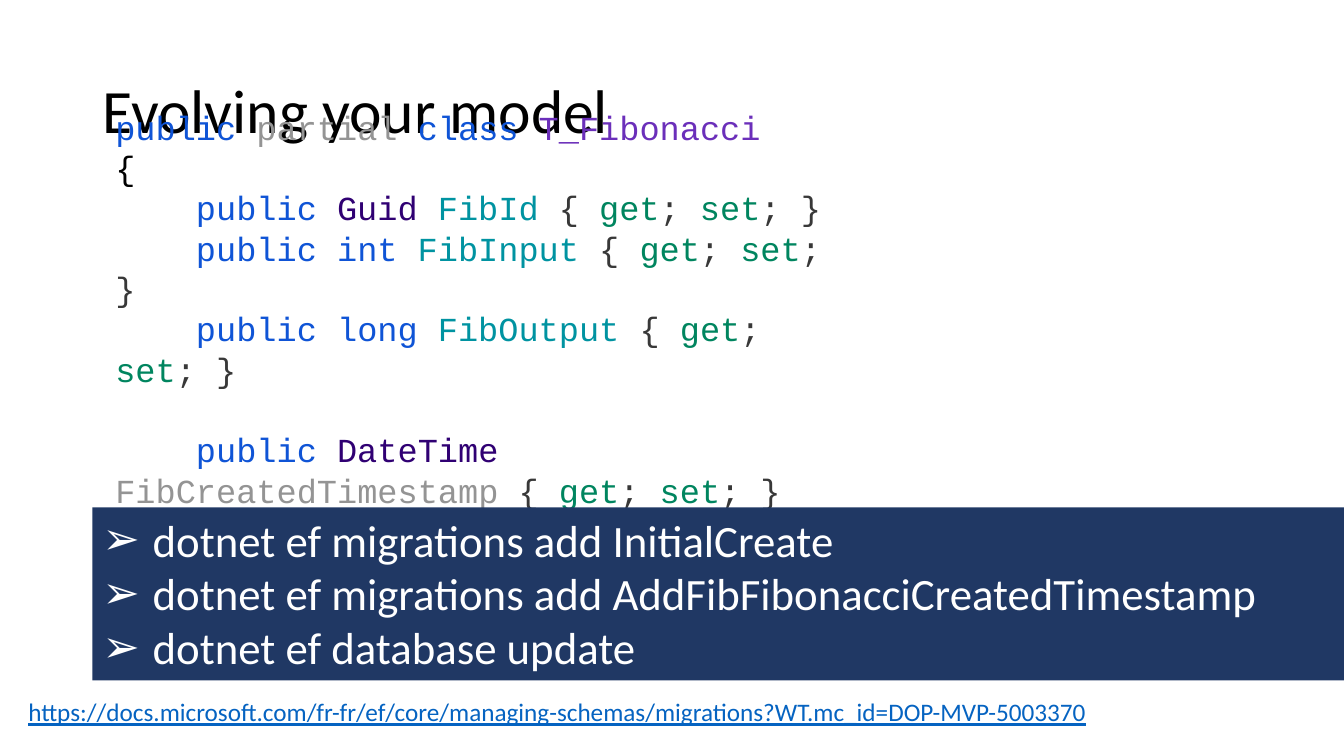
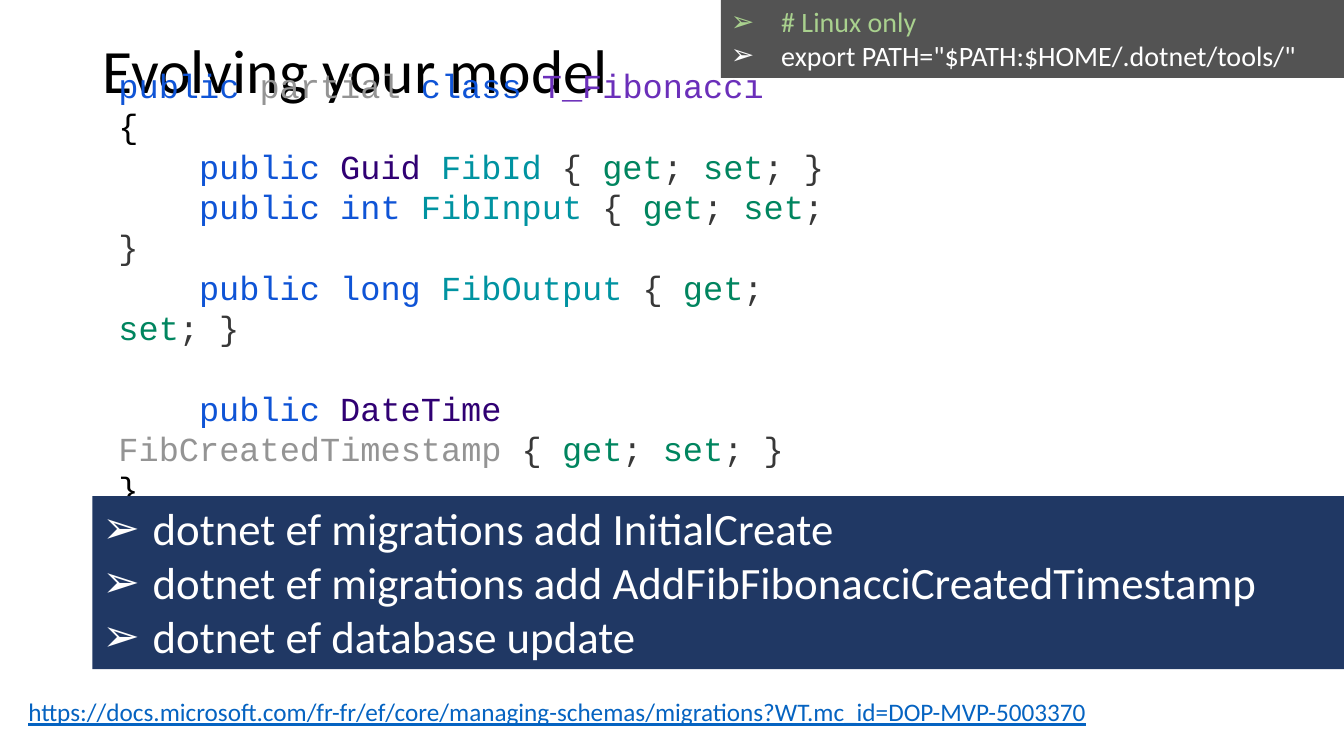
Before and after one commit to guillaume-chervet/course.dotnet, a slide deck: slide 136 of documentations/dotnet6.pptx. Drawn at 1344x756 pixels with LibreOffice and Linux fonts; fonts in the diff are those of the drawing. Boxes give left, top, right and bottom in pixels: in the first picture for what was removed or moved away, otherwise in the second. Text is boxed around its words. In the diff, an @@ line names an element or a change of style, - is before the commit and + after.

```diff
--- a/documentations/dotnet6.pptx
+++ b/documentations/dotnet6.pptx
@@ title "Evolving your model": place and size @@
-title "Evolving your model" at box(102, 90, 608, 147)
+title "Evolving your model" at box(102, 50, 608, 105)
@@ rectangle added at box(721, 0, 1344, 78), fill #525252, 20 pt, text #FFFFFF @@
+➢ # Linux only
+➢ export PATH="$PATH:$HOME/.dotnet/tools/"
@@ text "public partial class T_Fibonacci { ...": place and size @@
-text "public partial class T_Fibonacci { ..." at box(115, 115, 821, 512)
+text "public partial class T_Fibonacci { ..." at box(118, 73, 824, 468)
@@ rectangle "dotnet ef migrations add InitialCreate": place and size @@
-rectangle "dotnet ef migrations add InitialCreate" at box(93, 507, 1344, 681)
+rectangle "dotnet ef migrations add InitialCreate" at box(93, 496, 1344, 669)
```
Also in this commit, not shown: 10 other slides changed, 1 other file.
